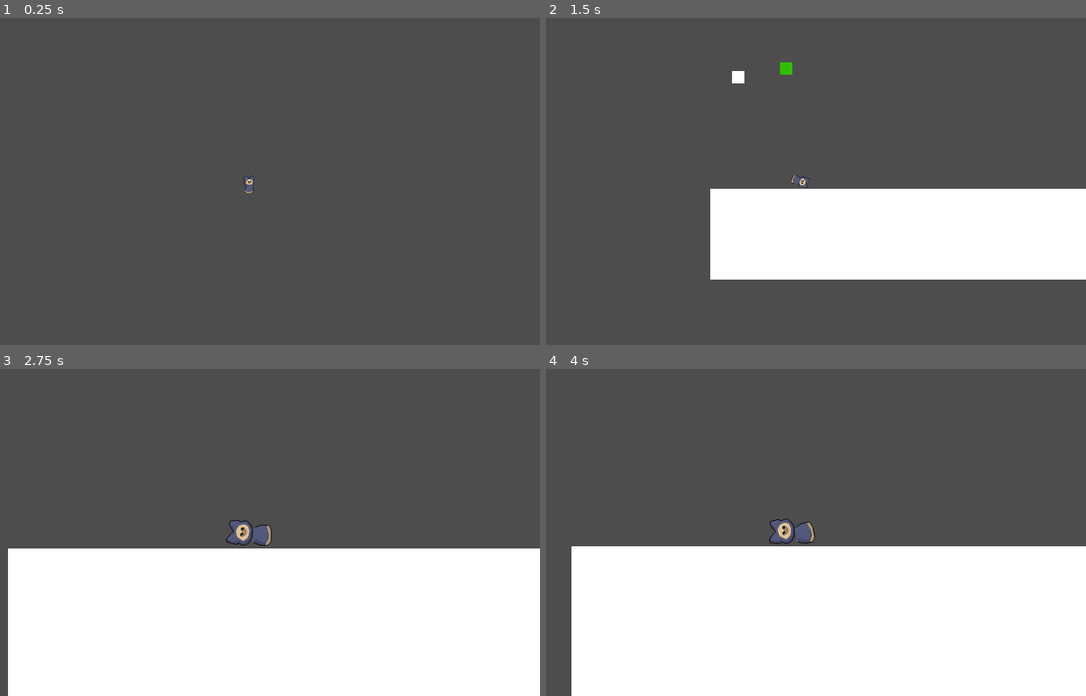
Above: before the commit, frames 1-4 (two rows, left to right).
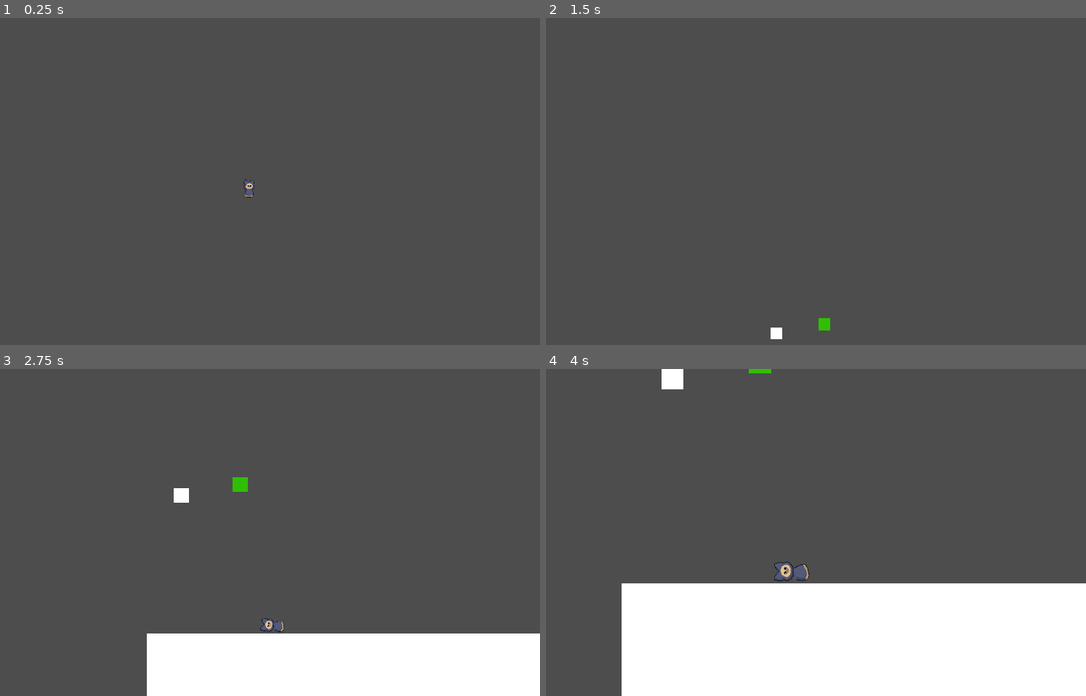
Above: after the commit, the same moments.

Repository: IssacZhuang/Gamejam-2024-Global
Game: Godot game, scene res://CatsFly.tscn
Two runs of this game, one before a commit and one after it. Both use one fixed random seed, a clock stepped at 60 frames per second and the inputs below. Sound files missing from this copy of the repository are replaced by a short silence.
Inputs:
- Up to frame 1 (0.25 s): no input
- Up to frame 2 (1.5 s): tap Enter at 0.5 s; hold D (player_rotation_right) 0.53-1.28 s; tap Space (game_start) at 0.6 s; hold A (player_rotation_left) from 1.28 s (still down); tap Down (player_power_down) at 1.35 s
- Up to frame 3 (2.75 s): release A (player_rotation_left) at 2.03 s; hold D (player_rotation_right) from 2.03 s (still down); tap . (player_power_separate) at 2.1 s
- Up to frame 4 (4 s): tap Space (game_start) at 2.85 s; release D (player_rotation_right) at 3.53 s; hold A (player_rotation_left) from 3.53 s (still down); tap Down (player_power_down) at 3.6 s

The runs differ from the first frame. In frame 1, less than 0.1% of the frame differs, in the area x 45-48%, y 48-55%; in frame 2, 20%; in frame 3, 31%, in the area x 1-100%, y 33-100%; in frame 4, 15%.

Commit message:
opt : Camera Speed

Diff:
--- a/Godot/CatsFly.tscn
+++ b/Godot/CatsFly.tscn
@@ -111,8 +111,6 @@
 char2 = NodePath("CharacterBoth/Character2")
 charBoth = NodePath("CharacterBoth")
 camera = NodePath("../Camera2D")
-move_speed = 10
-zoom_speed = 10
 
 [node name="CharacterBoth" type="RigidBody2D" parent="CharacteManager"]
 script = ExtResource("4_vae0x")
